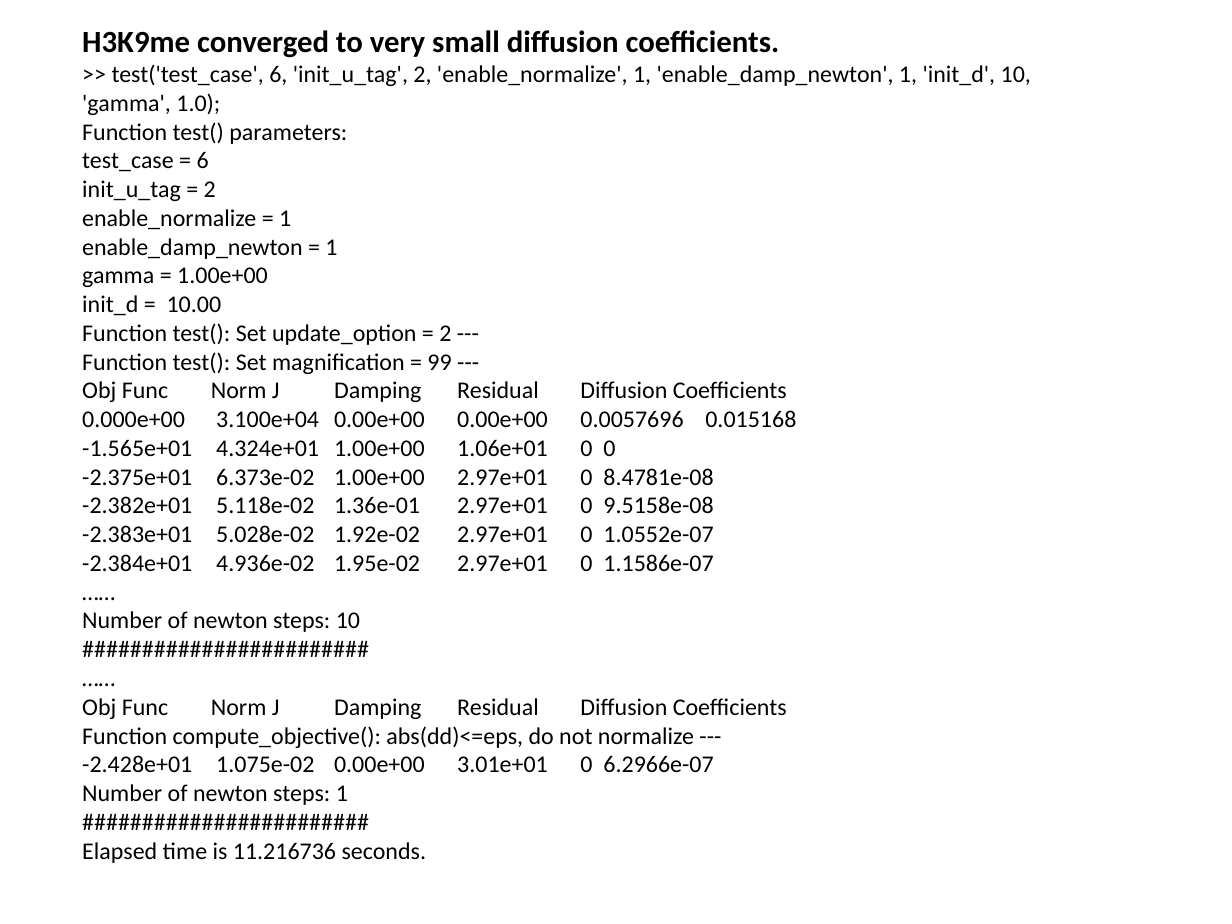
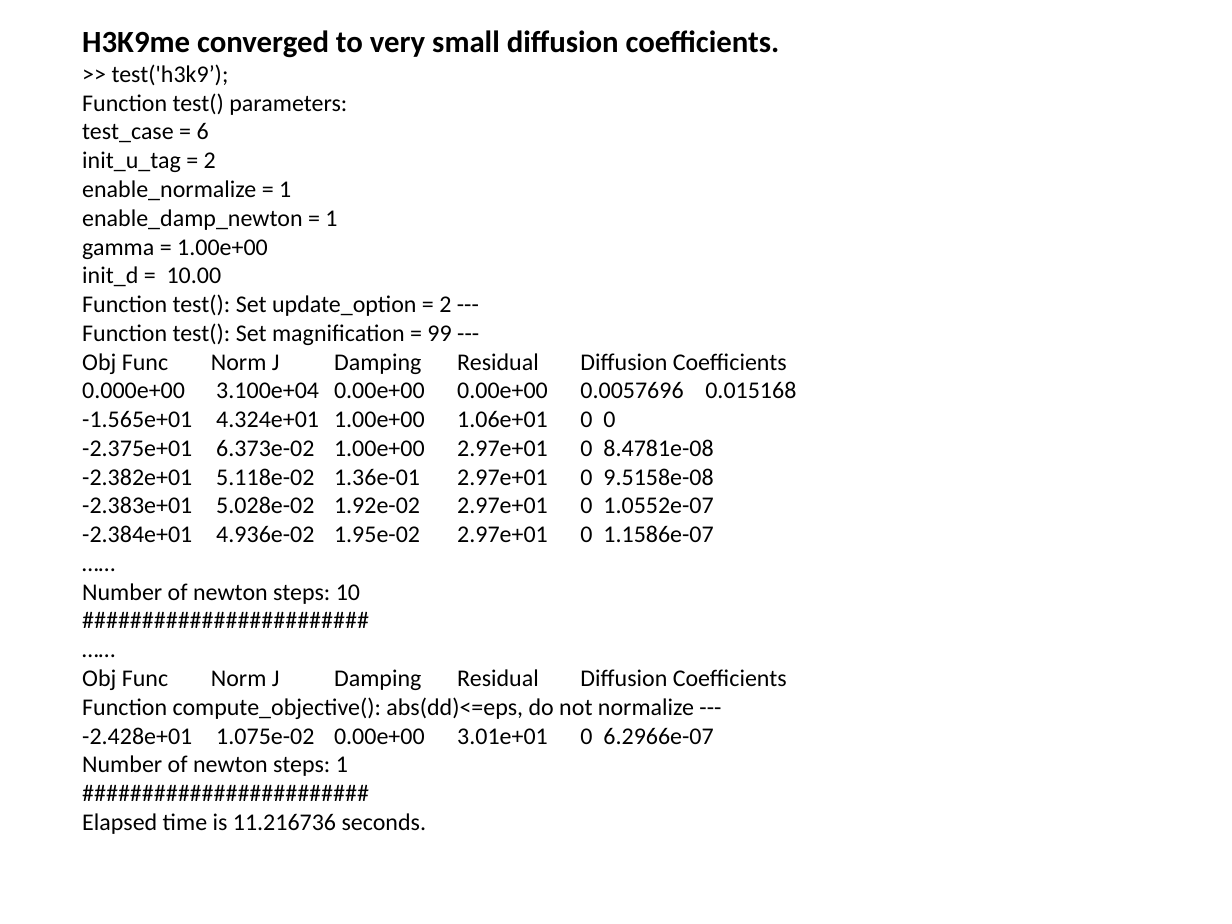
Before and after one commit to lu6007/opt-pde, a slide deck: slide 11 of doc/result_0404_2019.pptx. Drawn at 1232x924 pixels with LibreOffice and Linux fonts; fonts in the diff are those of the drawing. Boxes give left, top, right and bottom in pixels: in the first picture for what was removed or moved away, otherwise in the second. Text is boxed around its words. In the diff, an @@ line names an element or a change of style, - is before the commit and + after.

```diff
--- a/doc/result_0404_2019.pptx
+++ b/doc/result_0404_2019.pptx
@@ text at (112,64,229,85): text changed @@
->> test('test_case', 6, 'init_u_tag', 2, 'enable_normalize', 1, 'enable_damp_newton', 1, 'init_d', 10, 'gamma', 1.0);
+>> test('h3k9’);
```
Also in this commit, not shown: 8 other slides changed, 1 slide added, 1 slide removed, 2 other files.
